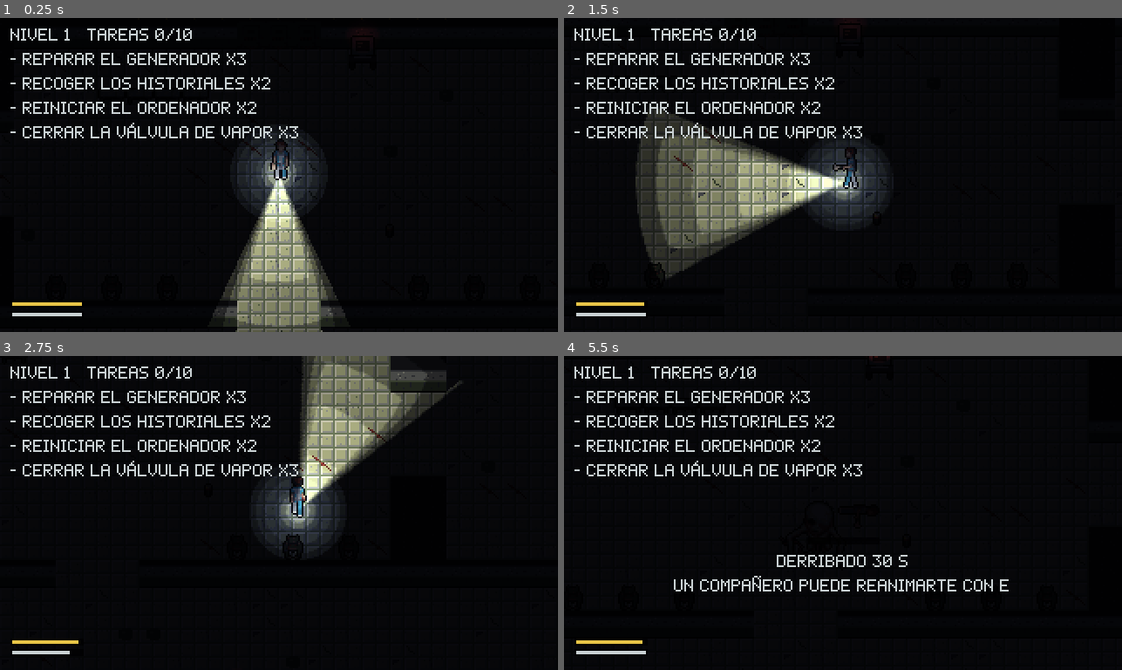
Above: before the commit, frames 1-4 (two rows, left to right).
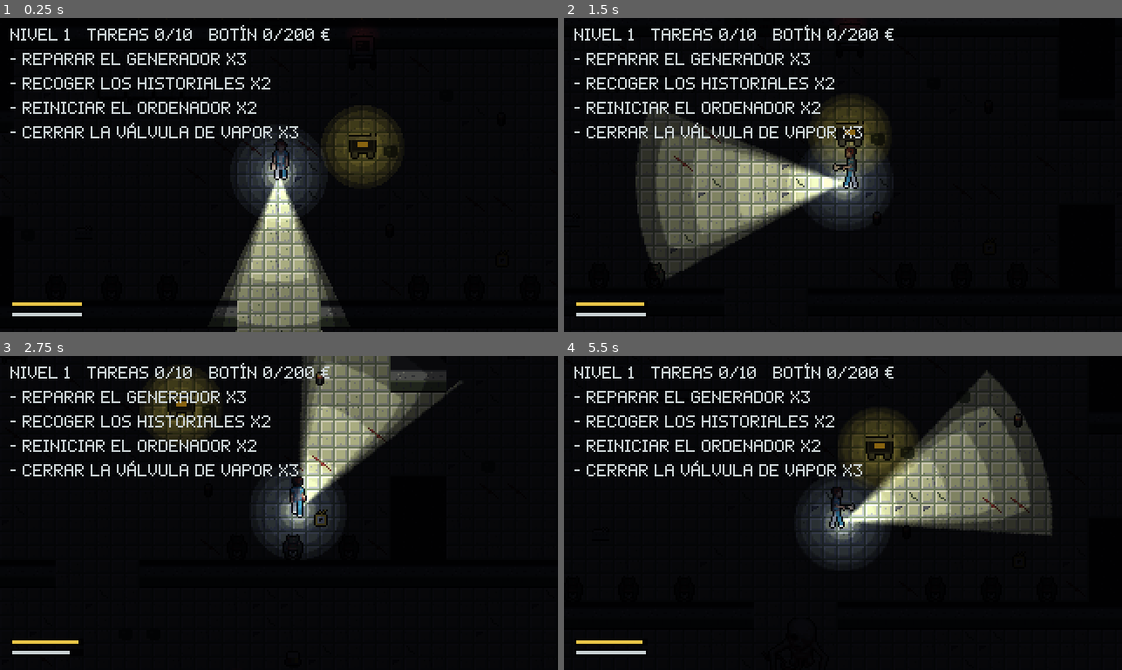
Above: after the commit, the same moments.

Repository: Skyfreefury/blackout-beta
Game: Godot game, scene res://scenes/main.tscn
Same seed, same stepped clock (60 frames per second), same inputs: the game is played once before the commit and once after it. This scene is started directly instead of the project's main scene.
Inputs (mouse positions are in pixels of both pictures, inside the frame that each line leads up to):
- Up to frame 1 (0.25 s): no input
- Up to frame 2 (1.5 s): tap Enter at 0.5 s; move the mouse to (965, 159) at 0.52 s; hold D (move_right) 0.53-1.28 s; hold E (interact) 0.53-1.28 s; click (965, 159) at 0.67 s; move the mouse to (731, 190) at 1.27 s; hold S (move_down) from 1.28 s (still down); tap E (interact) at 1.35 s
- Up to frame 3 (2.75 s): move the mouse to (334, 443) at 2.02 s; release S (move_down) at 2.03 s; hold D (move_right) from 2.03 s (still down); hold Space (sprint) from 2.03 s (still down); tap E (interact) at 2.3 s
- Up to frame 4 (5.5 s): move the mouse to (815, 575) at 2.77 s; release D (move_right) at 2.78 s; release Space (sprint) at 2.78 s; hold W (move_up) 2.78-3.53 s; tap Q (toggle_light) at 2.85 s; click (815, 575) at 2.92 s; tap E (interact) at 3.05, 4.55 s; move the mouse to (1010, 560) at 3.52 s; hold E (interact) 3.53-4.28 s; hold A (move_left) 3.53-5.03 s; tap Shift at 3.6 s; move the mouse to (675, 465) at 4.27 s; tap F at 4.35 s; move the mouse to (870, 513) at 5.02 s; hold S (move_down) from 5.03 s (still down); hold E (interact) from 5.03 s (still down); click (870, 513) at 5.17 s

The runs differ from the first frame. In frame 1, 2.1% of the frame differs, in the area x 37-72%, y 2-53%; in frame 2, 2.0%; in frame 3, 2.0%; in frame 4, 16%, in the area x 19-88%, y 0-75%.

Commit message:
Botín con cuota: objetos de valor, mochila y carro de entrega
4 tipos de objeto con valor al azar según la semilla. La mochila lleva 3 y frena un 8% por objeto.
Al caer se suelta en el suelo. La salida pide tareas hechas y la cuota del nivel en el carro.

Co-Authored-By: Claude Opus 5.5 <noreply@anthropic.com>

Diff:
--- a/scenes/player.tscn
+++ b/scenes/player.tscn
@@ -39,6 +39,12 @@
 properties/5/path = NodePath(".:revive_progress")
 properties/5/spawn = true
 properties/5/replication_mode = 2
+properties/6/path = NodePath(".:carried_kinds")
+properties/6/spawn = true
+properties/6/replication_mode = 2
+properties/7/path = NodePath(".:carried_values")
+properties/7/spawn = true
+properties/7/replication_mode = 2
 
 [node name="Player" type="CharacterBody2D"]
 collision_layer = 2
--- a/scripts/controls.gd
+++ b/scripts/controls.gd
@@ -19,7 +19,8 @@
 	"toggle_light": [MOUSE_BUTTON_RIGHT],
 }
 ## Texto de ayuda que muestran la pausa y el README.
-const HELP := "WASD mover   RATÓN apuntar\nQ o clic derecho linterna\nE coger pila (mantener: tareas y reanimar)\nESPACIO correr   F11 pantalla completa"
+const HELP := "WASD mover   RATÓN apuntar\nQ o clic derecho linterna\nE coger pila u objeto, entregar en el carro
+Mantener E: tareas y reanimar\nESPACIO correr   F11 pantalla completa"
 
 
 func _ready() -> void:
--- a/scripts/debug_run.gd
+++ b/scripts/debug_run.gd
@@ -5,6 +5,7 @@
 ##   --scenario=lit|dark|chase|lamp|spawn   pruebas de luz (usar con --map=res://maps/test.txt)
 ##   --scenario=repair|door|revive|bleed    bucle de partida en el hospital
 ##   --scenario=trap|safe|allon|guard       luces de emergencia y vigilancia con linterna
+##   --scenario=loot|drop                   botín: entregar en el carro o soltarlo al caer
 ##   --nomonster                            congela al monstruo
 ##   --seed=N                               reparto de generadores, monstruo y pilas
 ##   --role=N                               rol del jugador local (índice de Roles.LIST)
@@ -123,6 +124,7 @@
 			for gen: Task in main.tasks:
 				gen.progress = gen.hold_time()
 				gen.repaired = true
+			main.money = main.quota
 			await _wait(5)
 			player.global_position = level.cell_center(Vector2i(29, 5))
 			player.move_override = Vector2.UP
@@ -153,6 +155,20 @@
 			player.light_on = false
 			player.global_position = level.cell_center(Vector2i(42, 16))
 			monster.global_position = level.cell_center(Vector2i(30, 16))
+		"loot", "drop":
+			# Coge 2 objetos de valor. loot: los entrega en el carro. drop: cae y los suelta.
+			for i in 2:
+				var loot: Loot = get_tree().get_nodes_in_group("loot")[0]
+				player.global_position = loot.global_position
+				await _wait(2)
+				player.start_interact()
+				await _wait(5)
+			if _args["scenario"] == "loot":
+				player.global_position = level.cart_position + Vector2(0, 12)
+				await _wait(2)
+				player.start_interact()
+			else:
+				player.hit()
 		"bleed":
 			player.hit()
 		"trap":
@@ -205,6 +221,7 @@
 		get_tree().get_nodes_in_group("players").size(),
 	]
 	line += " role=%d gen0=%.2f battery_max=%.0f run=%.0f angle=%.0f" % [p.role, main.tasks[0].progress if not main.tasks.is_empty() else 0.0, p.battery_max, p.run_speed, p.light_angle]
+	line += " money=%d quota=%d carried=%d loot=%d" % [main.money, main.quota, p.carried_values.size(), get_tree().get_nodes_in_group("loot").size()]
 	line += " level=%d tasks=%s" % [Net.game_level, ",".join((main.tasks as Array).map(func(t): return t.kind))]
 	line += " seed=%d gens_at=%s" % [main.level.map_seed, ",".join((main.tasks as Array).map(func(g): return str(main.level.world_to_cell(g.global_position))))]
 	line += " monster_dist=%.0f watchers=%d vel=(%.0f,%.0f) target=%s" % [monster.global_position.distance_to(p.global_position), monster._watchers.size(), monster.velocity.x, monster.velocity.y, monster._target]
--- a/scripts/hud.gd
+++ b/scripts/hud.gd
@@ -26,6 +26,7 @@
 var _end_text := Label.new()
 var _end_hint := Label.new()
 var _role_label := Label.new()
+var _bag := Label.new()
 
 
 func _ready() -> void:
@@ -50,6 +51,9 @@
 	_flash.add_theme_color_override("font_color", ACCENT)
 	add_child(_flash)
 
+	_bag.position = Vector2(6, size.y - 30)
+	_bag.add_theme_color_override("font_color", BATTERY_COLOR)
+	add_child(_bag)
 	_build_pause()
 	_build_end()
 
@@ -59,6 +63,9 @@
 	_flash_timer = maxf(_flash_timer - delta, 0.0)
 	_flash.visible = _flash_timer > 0.0
 	_status.text = "" if _end.visible else _status_text()
+	_bag.position.y = size.y - 30
+	_bag.text = "" if player == null or player.carried_values.is_empty() \
+		else "Mochila %d/%d  %d €" % [player.carried_values.size(), Player.MAX_CARRY, player.carried_total()]
 	queue_redraw()
 
 
@@ -84,6 +91,7 @@
 	])
 	if victory:
 		lines.append("Supervivientes: " + ", ".join(survivors))
+		lines.append("Botín total: %d €" % Net.bank)
 	_end_text.text = "\n".join(lines)
 	_end_text.add_theme_color_override("font_color", STAMINA_COLOR if victory else ACCENT)
 	var next := ("R: nivel %d" % (level + 1)) if victory else ("R: repetir nivel %d" % level)
--- a/scripts/level.gd
+++ b/scripts/level.gd
@@ -39,6 +39,12 @@
 var task_spawns: Array = []
 ## Tareas que se quedan en el mapa. -1 deja todas las del catálogo.
 var task_count := -1
+## Objetos de valor como posiciones. El mapa marca sus sitios candidatos con $.
+var loot_spawns: Array[Vector2] = []
+## Objetos de valor que se quedan en el mapa. -1 deja todos los candidatos.
+var loot_count := -1
+## Carro donde se entrega el botín (símbolo D).
+var cart_position := Vector2.ZERO
 var door_open := false
 ## Rejilla de caminos del monstruo. Las casillas junto a paredes cuentan como
 ## bloqueadas para que su cuerpo de 28 px no se enganche en las esquinas.
@@ -89,13 +95,15 @@
 	for y in size.y:
 		for x in size.x:
 			var c := _rows[y][x]
-			if c in SINGLE_PICKS or c == "B":
+			if c in SINGLE_PICKS or c == "B" or c == "$":
 				if not found.has(c):
 					found[c] = []
 				found[c].append(Vector2i(x, y))
 	for c: String in found:
 		var cells: Array = found[c]
 		var keep := 1 if c in SINGLE_PICKS else BATTERY_COUNT
+		if c == "$":
+			keep = loot_count if loot_count >= 0 else cells.size()
 		_shuffle(cells, rng)
 		_clear_cells(cells.slice(keep))
 	# Catálogo de tareas: los generadores que quedan y los demás símbolos de tarea.
@@ -207,6 +215,8 @@
 		"P": player_spawn = center
 		"M": monster_spawn = center
 		"B": battery_spawns.append(center)
+		"$": loot_spawns.append(center)
+		"D": cart_position = center
 		"L": lamp_spawns.append([center, 0])
 		"1", "2", "3": task_spawns.append([center, "generator", int(c)])
 		"a", "o", "v": task_spawns.append([center, Task.SYMBOLS[c], 0])
--- /dev/null
+++ b/scripts/loot.gd
@@ -0,0 +1,36 @@
+class_name Loot
+extends Sprite2D
+## Objeto de valor tirado en el suelo. El jugador lo pide con E y el anfitrión lo mete
+## en su mochila y lo retira en todos los equipos. Se entrega en el carro para cubrir la cuota.
+
+## Tipos: nombre, sprite, valor mínimo y máximo, y probabilidad de aparecer (suman 100).
+const KINDS := [
+	{"name": "Muestras", "sprite": "res://art/sprites/loot_samples.png", "min": 20, "max": 40, "weight": 40},
+	{"name": "Instrumental", "sprite": "res://art/sprites/loot_tools.png", "min": 40, "max": 70, "weight": 30},
+	{"name": "Reloj de oro", "sprite": "res://art/sprites/loot_watch.png", "min": 80, "max": 120, "weight": 20},
+	{"name": "Microscopio", "sprite": "res://art/sprites/loot_microscope.png", "min": 120, "max": 180, "weight": 10},
+]
+
+var kind := 0
+var value := 0
+
+
+func _ready() -> void:
+	add_to_group("loot")
+	texture = load(KINDS[kind]["sprite"])
+
+
+## Tipo y valor al azar con el generador de la partida, igual en todos los equipos.
+static func roll(rng: RandomNumberGenerator) -> Array:
+	var r := rng.randi_range(0, 99)
+	for i in KINDS.size():
+		r -= KINDS[i]["weight"]
+		if r < 0:
+			return [i, rng.randi_range(KINDS[i]["min"], KINDS[i]["max"])]
+	return [0, KINDS[0]["min"]]
+
+
+@rpc("authority", "call_local", "reliable")
+func take() -> void:
+	remove_from_group("loot")
+	queue_free()
--- a/scripts/main.gd
+++ b/scripts/main.gd
@@ -1,12 +1,17 @@
 extends Node2D
 ## Escena de partida. Todos los equipos montan el mapa, lámparas, pilas, tareas y monstruo
 ## con los mismos nombres. El anfitrión crea un jugador por conexión cuando todos han cargado,
-## abre la salida al completar todas las tareas y decide el final.
+## abre la salida con todas las tareas hechas y la cuota de botín entregada, y decide el final.
 
 const PLAYER_SCENE := preload("res://scenes/player.tscn")
 const MONSTER_SCENE := preload("res://scenes/monster.tscn")
 const TASK_SCENE := preload("res://scenes/task.tscn")
 const SPAWN_OFFSETS: Array[Vector2] = [Vector2(0, 0), Vector2(14, 0), Vector2(0, 14), Vector2(14, 14)]
+## Cuota de botín: 100 € más 100 € por nivel. Objetos de valor: 8 más 2 por nivel.
+const QUOTA_BASE := 100
+const QUOTA_PER_LEVEL := 100
+const LOOT_BASE := 8
+const LOOT_PER_LEVEL := 2
 ## Distancia al monstruo a la que empieza a oírse el latido.
 const HEARTBEAT_RANGE := 220.0
 
@@ -16,10 +21,14 @@
 ## Tareas de esta partida. Las primeras son los generadores, ordenados por zona.
 var tasks: Array[Task] = []
 var elapsed := 0.0
+## Botín entregado en el carro en esta partida y cuota para abrir la salida.
+var money := 0
+var quota := 0
 
 var _started := false
 var _ended := false
 var _victory := false
+var _drops := 0
 var _heartbeat: AudioStreamPlayer
 
 @onready var level: Level = $Level
@@ -41,6 +50,8 @@
 		Net.game_level = maxi(int(level_arg), 1)
 	if not level_arg.is_empty() or not Net.players.is_empty():
 		level.task_count = Net.game_level + 1
+		level.loot_count = LOOT_BASE + LOOT_PER_LEVEL * Net.game_level
+	quota = QUOTA_BASE + QUOTA_PER_LEVEL * Net.game_level
 	level.build()
 	_spawn_world()
 	Sfx.make_loop(self, "ambient_loop", -8.0).play()
@@ -80,6 +91,24 @@
 		lamp.generator = by_zone.get(entry[1])
 		lamp.level = level
 		entities.add_child(lamp)
+	# Tipo y valor de cada objeto con la semilla del mapa: iguales en todos los equipos.
+	var rng := RandomNumberGenerator.new()
+	rng.seed = level.map_seed + 1
+	for i in level.loot_spawns.size():
+		var rolled := Loot.roll(rng)
+		_add_loot("Loot%d" % i, level.loot_spawns[i], rolled[0], rolled[1])
+	if level.cart_position != Vector2.ZERO:
+		var cart := Sprite2D.new()
+		cart.name = "Cart"
+		cart.texture = preload("res://art/sprites/cart.png")
+		cart.position = level.cart_position
+		cart.add_to_group("cart")
+		var glow := PointLight2D.new()
+		glow.texture = LightTextures.radial(24.0)
+		glow.color = Color("e8c547")
+		glow.energy = 0.6
+		cart.add_child(glow)
+		entities.add_child(cart)
 	for i in level.battery_spawns.size():
 		var pickup := BatteryPickup.new()
 		pickup.name = "Battery%d" % i
@@ -92,6 +121,15 @@
 	entities.add_child(monster)
 
 
+func _add_loot(node_name: String, pos: Vector2, kind: int, value: int) -> void:
+	var loot := Loot.new()
+	loot.name = node_name
+	loot.position = pos
+	loot.kind = kind
+	loot.value = value
+	entities.add_child(loot)
+
+
 func _physics_process(delta: float) -> void:
 	if not _started or _ended:
 		return
@@ -101,7 +139,8 @@
 	_update_heartbeat()
 	if not multiplayer.is_server():
 		return
-	if not level.door_open and not tasks.is_empty() and tasks.all(func(t): return t.repaired):
+	if not level.door_open and not tasks.is_empty() and tasks.all(func(t): return t.repaired) \
+			and money >= quota:
 		_open_door.rpc()
 	_check_end()
 
@@ -152,9 +191,37 @@
 	p.camera.limit_top = 0
 	p.camera.limit_right = px.x
 	p.camera.limit_bottom = px.y
+	if multiplayer.is_server():
+		p.deposited.connect(_on_deposited)
+		p.dropped_loot.connect(_on_dropped_loot)
 	if p.name.to_int() == multiplayer.get_unique_id():
 		player = p
 		hud.player = p
+
+
+## Solo en el anfitrión.
+func _on_deposited(amount: int) -> void:
+	_set_money.rpc(money + amount)
+
+
+@rpc("authority", "call_local", "reliable")
+func _set_money(value: int) -> void:
+	if value > money:
+		Sfx.play_at("battery", level.cart_position)
+	money = value
+
+
+## Solo en el anfitrión: la mochila de un jugador caído queda en el suelo para otro.
+func _on_dropped_loot(kinds: PackedInt32Array, values: PackedInt32Array, pos: Vector2) -> void:
+	for i in kinds.size():
+		_drops += 1
+		var offset := Vector2.from_angle(TAU * i / kinds.size()) * 8.0
+		_spawn_dropped.rpc("Drop%d" % _drops, pos + offset, kinds[i], values[i])
+
+
+@rpc("authority", "call_local", "reliable")
+func _spawn_dropped(node_name: String, pos: Vector2, kind: int, value: int) -> void:
+	_add_loot(node_name, pos, kind, value)
 
 
 ## Si el jugador local ya no juega, la cámara sigue a otro que siga activo.
@@ -197,7 +264,10 @@
 	if level.door_open:
 		return title + "\nEscapa por la salida"
 	var pending := tasks.filter(func(t): return not t.repaired)
-	var lines := PackedStringArray(["%s   Tareas %d/%d" % [title, tasks.size() - pending.size(), tasks.size()]])
+	var lines := PackedStringArray(["%s   Tareas %d/%d   Botín %d/%d €" % [
+		title, tasks.size() - pending.size(), tasks.size(), money, quota]])
+	if pending.is_empty() and money < quota:
+		lines.append("- Lleva objetos de valor al carro")
 	# Tareas iguales en una línea: "Reparar el generador x2".
 	var counts := {}
 	for t: Task in pending:
@@ -231,6 +301,8 @@
 func _end_game(victory: bool, time: float, survivors: PackedStringArray) -> void:
 	_ended = true
 	_victory = victory
+	if victory:
+		Net.bank += money
 	hud.show_end(victory, time, survivors, multiplayer.is_server(), Net.game_level)
 
 
--- a/scripts/net.gd
+++ b/scripts/net.gd
@@ -31,6 +31,8 @@
 var map_seed := 0
 ## Nivel de la partida en curso. Cada nivel tiene una tarea más (nivel 1: 2 tareas).
 var game_level := 1
+## Botín total entregado en los niveles superados desde el nivel 1.
+var bank := 0
 
 var _loaded := {}
 var _in_game := false
@@ -153,6 +155,8 @@
 func _load_game(seed_value: int, level: int) -> void:
 	map_seed = seed_value
 	game_level = level
+	if level == 1:
+		bank = 0
 	get_tree().change_scene_to_file(GAME_SCENE)
 
 
--- a/scripts/player.gd
+++ b/scripts/player.gd
@@ -5,6 +5,10 @@
 ## El anfitrión decide derribos, reanimaciones, muerte y huida (nodo ServerSync).
 
 signal state_changed
+## Solo en el anfitrión: el jugador ha entregado botín en el carro.
+signal deposited(amount: int)
+## Solo en el anfitrión: el jugador ha caído y suelta la mochila en el suelo.
+signal dropped_loot(kinds: PackedInt32Array, values: PackedInt32Array, pos: Vector2)
 
 const WALK_SPEED := 60.0
 const RUN_SPEED := 100.0
@@ -23,6 +27,10 @@
 ## Apuntar al monstruo gasta la linterna al doble de velocidad: vigilarle tiene un coste.
 const MONSTER_DRAIN := 2.0
 const PICKUP_RADIUS := 14.0
+## Huecos de la mochila. Cada objeto llevado quita un 8% de velocidad.
+const MAX_CARRY := 3
+const CARRY_SLOW := 0.08
+const CART_RANGE := 22.0
 const REVIVE_RANGE := 18.0
 const REVIVE_TIME := 4.0
 const BLEED_OUT_TIME := 30.0
@@ -70,6 +78,9 @@
 		if value != escaped:
 			escaped = value
 			state_changed.emit()
+## Mochila: tipo y valor de cada objeto llevado. La decide el anfitrión.
+var carried_kinds := PackedInt32Array()
+var carried_values := PackedInt32Array()
 ## Derribos recibidos. Con 1, el siguiente golpe mata.
 var down_count := 0
 var down_time := 0.0
@@ -229,6 +240,7 @@
 func hit() -> void:
 	if not multiplayer.is_server() or not can_act():
 		return
+	_drop_loot()
 	if down_count >= 1:
 		is_dead = true
 	else:
@@ -238,6 +250,22 @@
 		is_down = true
 
 
+func carried_total() -> int:
+	var total := 0
+	for v in carried_values:
+		total += v
+	return total
+
+
+## Solo en el anfitrión: la mochila cae al suelo donde está el jugador.
+func _drop_loot() -> void:
+	if carried_values.is_empty():
+		return
+	dropped_loot.emit(carried_kinds, carried_values, global_position)
+	carried_kinds = PackedInt32Array()
+	carried_values = PackedInt32Array()
+
+
 func needs_work() -> bool:
 	return is_down and not is_dead
 
@@ -257,7 +285,7 @@
 		is_down = false
 
 
-## Busca algo cerca con E: compañero derribado, generador o pila.
+## Busca algo cerca con E: compañero derribado, tarea, pila, objeto de valor o carro.
 func start_interact() -> void:
 	var target := _find_hold_target()
 	if target != null:
@@ -268,6 +296,15 @@
 		if global_position.distance_to(pickup.global_position) <= PICKUP_RADIUS:
 			_request_pickup.rpc_id(1, pickup.get_path())
 			return
+	if carried_values.size() < MAX_CARRY:
+		for loot: Loot in get_tree().get_nodes_in_group("loot"):
+			if global_position.distance_to(loot.global_position) <= PICKUP_RADIUS:
+				_request_loot.rpc_id(1, loot.get_path())
+				return
+	var cart := get_tree().get_first_node_in_group("cart") as Node2D
+	if cart != null and not carried_values.is_empty() \
+			and global_position.distance_to(cart.global_position) <= CART_RANGE:
+		_request_deposit.rpc_id(1)
 
 
 func _find_hold_target() -> Node:
@@ -355,6 +392,7 @@
 	var speed := run_speed if running else walk_speed
 	if down_count > 0:
 		speed *= WOUNDED_FACTOR
+	speed *= 1.0 - CARRY_SLOW * carried_values.size()
 	velocity = dir * speed
 	move_and_slide()
 
@@ -441,6 +479,33 @@
 
 
 @rpc("any_peer", "call_local", "reliable")
+func _request_loot(loot_path: NodePath) -> void:
+	if not multiplayer.is_server() or _sender() != get_multiplayer_authority() or not can_act():
+		return
+	var loot := get_node_or_null(loot_path) as Loot
+	if loot == null or loot.is_queued_for_deletion() or carried_values.size() >= MAX_CARRY:
+		return
+	if global_position.distance_to(loot.global_position) > PICKUP_RADIUS + NET_TOLERANCE:
+		return
+	carried_kinds.append(loot.kind)
+	carried_values.append(loot.value)
+	loot.take.rpc()
+
+
+@rpc("any_peer", "call_local", "reliable")
+func _request_deposit() -> void:
+	if not multiplayer.is_server() or _sender() != get_multiplayer_authority() or not can_act():
+		return
+	var cart := get_tree().get_first_node_in_group("cart") as Node2D
+	if cart == null or carried_values.is_empty() \
+			or global_position.distance_to(cart.global_position) > CART_RANGE + NET_TOLERANCE:
+		return
+	deposited.emit(carried_total())
+	carried_kinds = PackedInt32Array()
+	carried_values = PackedInt32Array()
+
+
+@rpc("any_peer", "call_local", "reliable")
 func _grant_battery() -> void:
 	if _sender() == 1:
 		battery = minf(battery + battery_max * BATTERY_PICKUP, battery_max)
Not shown, changed: art/font/blackout.fnt
Binary file changed: art/font/blackout.png
Not shown, changed: art/font/blackout.png.import
Binary file changed: art/preview/fuente.png
Binary file added: art/sprites/cart.png
Not shown, added: art/sprites/cart.png.import
Binary file added: art/sprites/loot_microscope.png
Not shown, added: art/sprites/loot_microscope.png.import
Binary file added: art/sprites/loot_samples.png
Not shown, added: art/sprites/loot_samples.png.import
Binary file added: art/sprites/loot_tools.png
Not shown, added: art/sprites/loot_tools.png.import
(and 5 more such lines)
